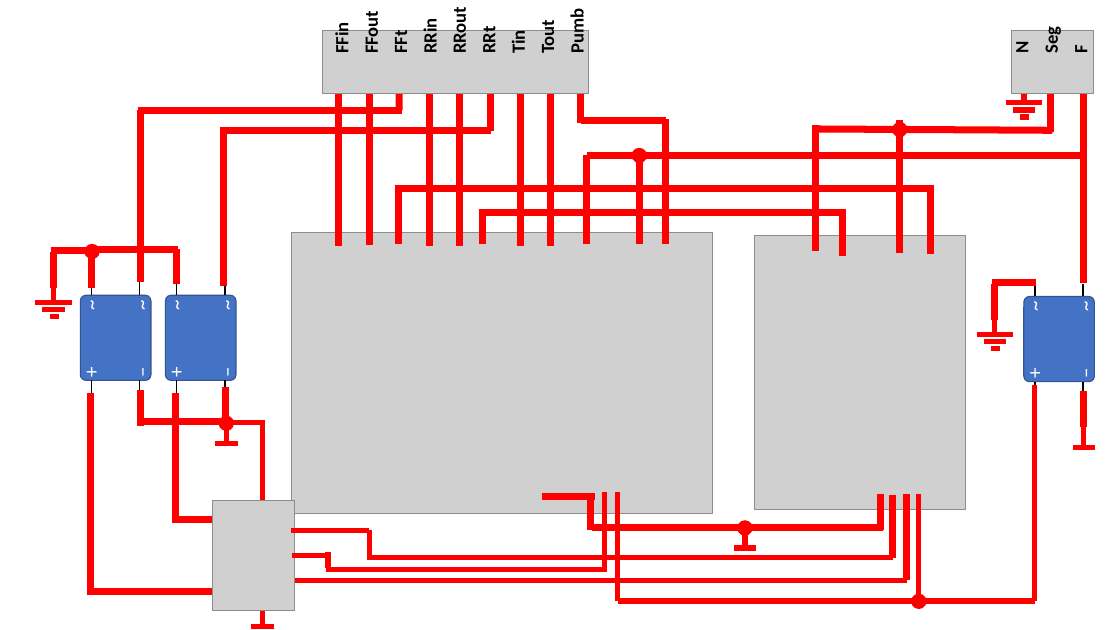
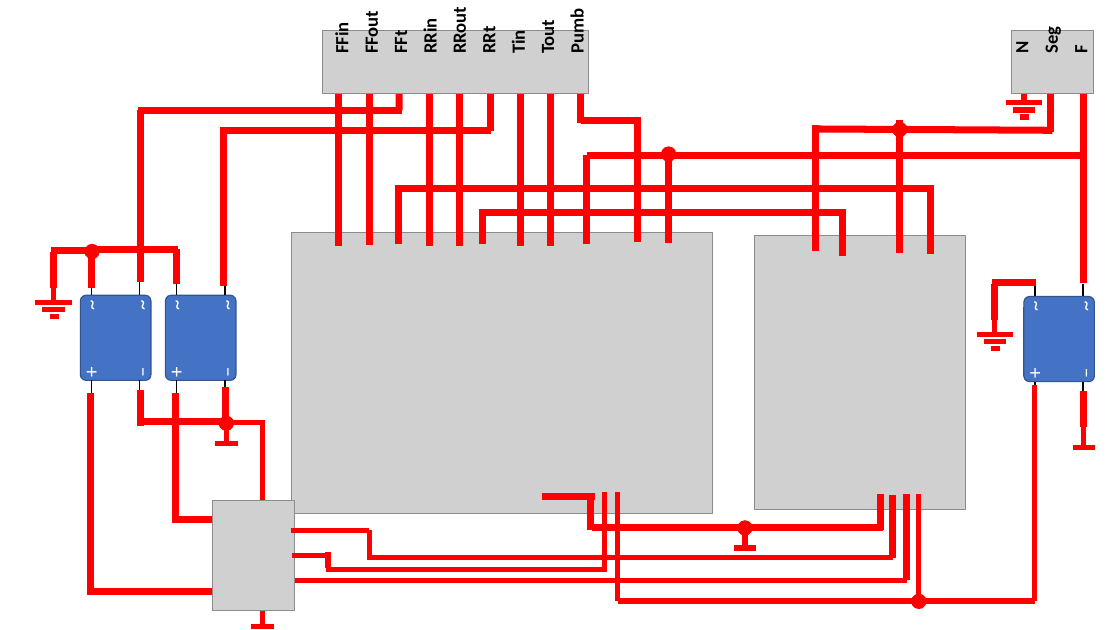
Before and after one commit to dta-labs/dta-agricola, a slide deck: slide 1 of HW/circuitos.pptx. Drawn at 1120x630 pixels with LibreOffice and Linux fonts; fonts in the diff are those of the drawing; grey boxes stand for pictures. Boxes give left, top, right and bottom in pixels: in the first picture for what was removed or moved away, otherwise in the second. Text is boxed around its words. In the diff, an @@ line names an element or a change of style, - is before the commit and + after.

Commit message:
Actualización de circuitos.pptx

```diff
--- a/HW/circuitos.pptx
+++ b/HW/circuitos.pptx
@@ line moved from (666, 245) - (666, 119) to (638, 243) - (638, 117) @@
@@ line moved from (581, 120) - (666, 120) to (581, 120) - (638, 120) @@
@@ ellipse: place and size @@
-ellipse at <box>633,149,647,163</box>
+ellipse at <box>662,147,676,161</box>
@@ line moved from (639, 245) - (639, 155) to (669, 243) - (669, 154) @@
```
